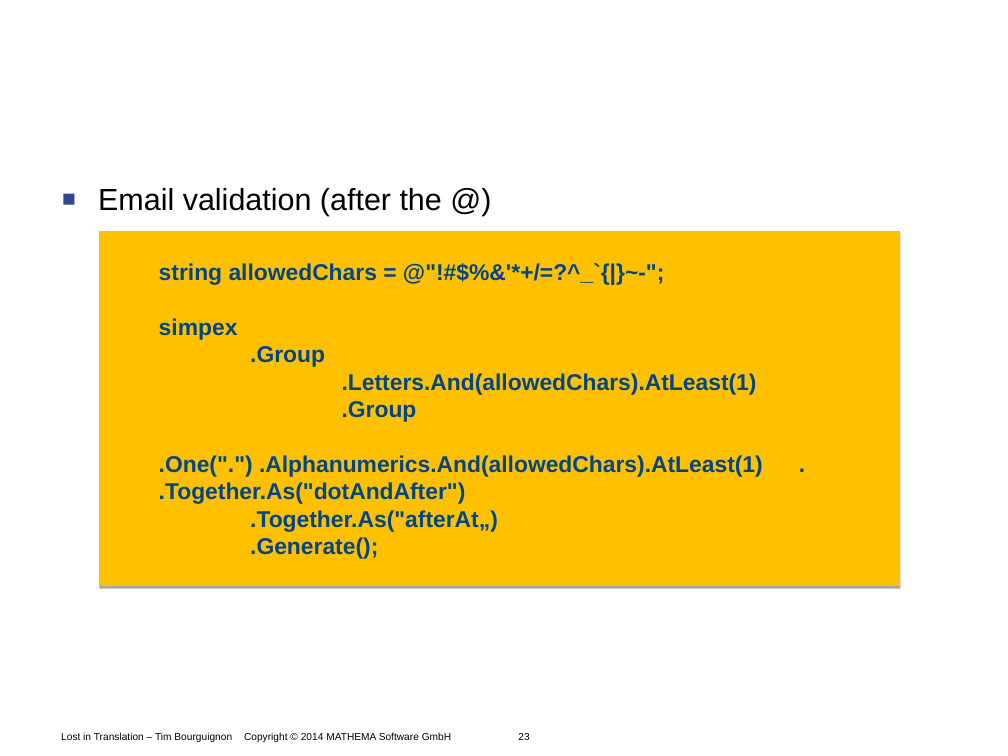
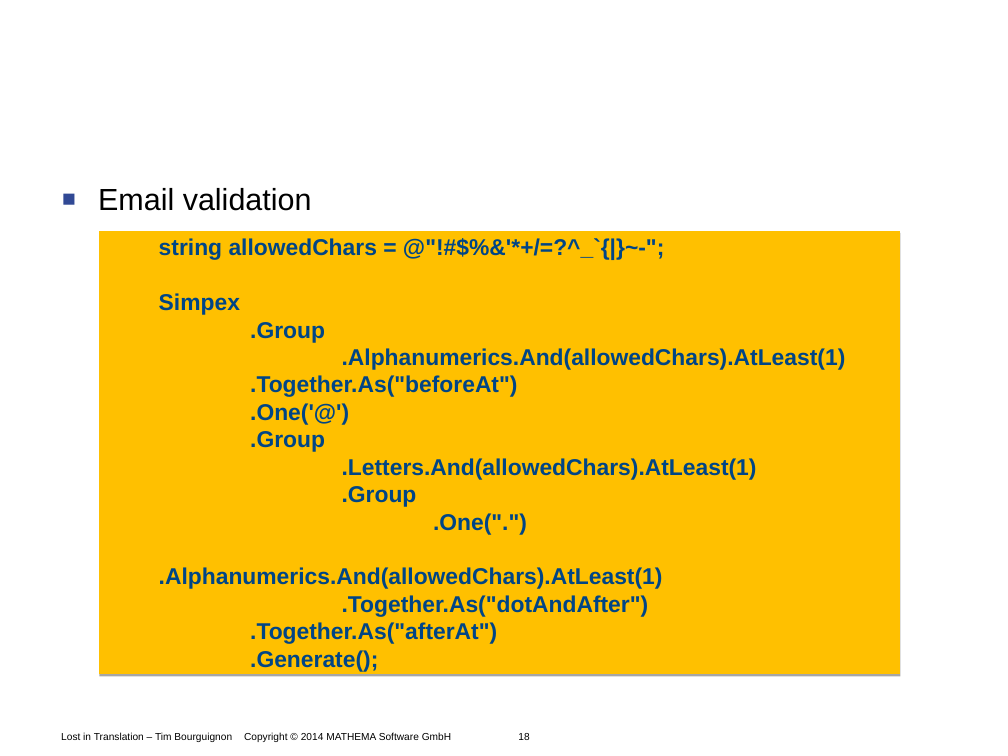
Before and after one commit to Timothep/Talk.LostInTranslation, a slide deck: slide 18 of LostInTranslation.odp (slide 23 before the commit). Drawn at 1008x756 pixels with LibreOffice and Linux fonts; fonts in the diff are those of the drawing; background and template pictures are left out. Boxes give left, top, right and bottom in pixels: in the first picture for what was removed or moved away, otherwise in the second. Text is boxed around its words. In the diff, an @@ line names an element or a change of style, - is before the commit and + after.

```diff
--- a/LostInTranslation.odp
+++ b/LostInTranslation.odp
@@ text at (98,188,312,211): text changed @@
-■ Email validation (after the @)
+■ Email validation
@@ freeform shape "string allowedChars = @"!#$%&'*+/=?^_`{|}~-";": place and size @@
-freeform shape "string allowedChars = @"!#$%&'*+/=?^_`{|}~-";" at (100,231,901,586)
+freeform shape "string allowedChars = @"!#$%&'*+/=?^_`{|}~-";" at (100,231,901,674)
@@ text in freeform shape at (159,294,846,425): text changed @@
-simpex
+Simpex
+.Group
+.Alphanumerics.And(allowedChars).AtLeast(1)
+.Together.As("beforeAt")
+.One('@')
@@ text in freeform shape at (159,514,663,644): text changed @@
-.One(".") .Alphanumerics.And(allowedChars).AtLeast(1) . .Together.As("dotAndAfter")
-.Together.As("afterAt„)
+.One(".")
+.Alphanumerics.And(allowedChars).AtLeast(1)
+.Together.As("dotAndAfter")
+.Together.As("afterAt")
@@ text at (61,732,529,742): text changed @@
-Lost in Translation – Tim Bourguignon Copyright © 2014 MATHEMA Software GmbH 23
+Lost in Translation – Tim Bourguignon Copyright © 2014 MATHEMA Software GmbH 18
```
Also in this commit, not shown: 25 other slides changed, 5 slides added, 4 slides removed.
